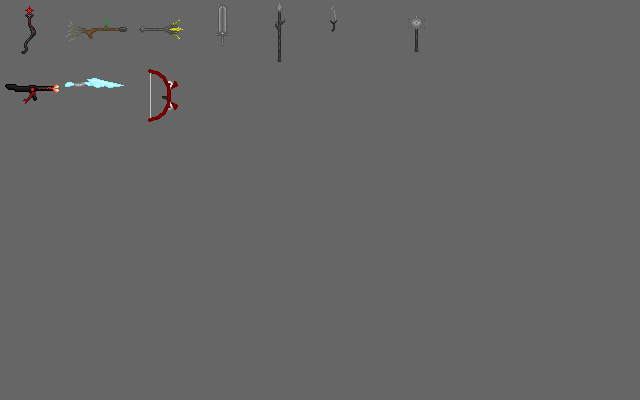
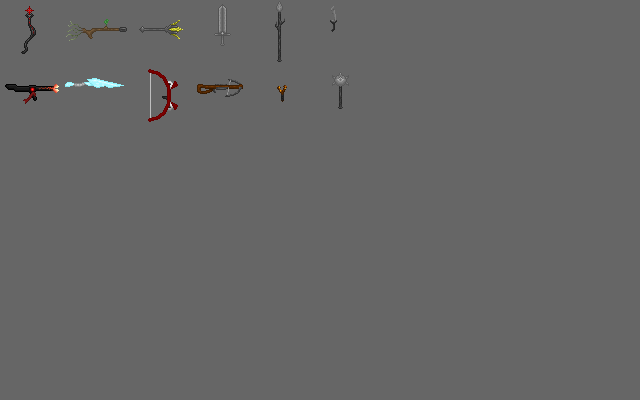
Comparing the layer stacks of the two w=640, h=400 images. Changes:
removed layer "Pasted Layer" over left=197, top=15, right=425, bottom=109
added layer "Mace" above "MagmaSling" over left=332, top=72, right=349, bottom=109
added layer "MagmaSling" above "Crossbow" over left=277, top=85, right=287, bottom=102
added layer "Crossbow" above "CrossBow" over left=197, top=79, right=243, bottom=97
